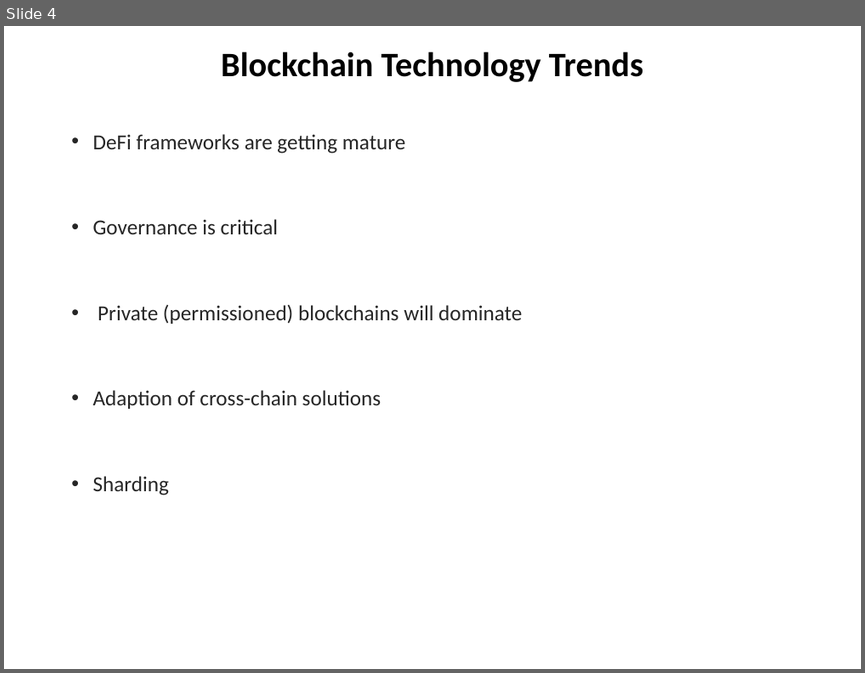
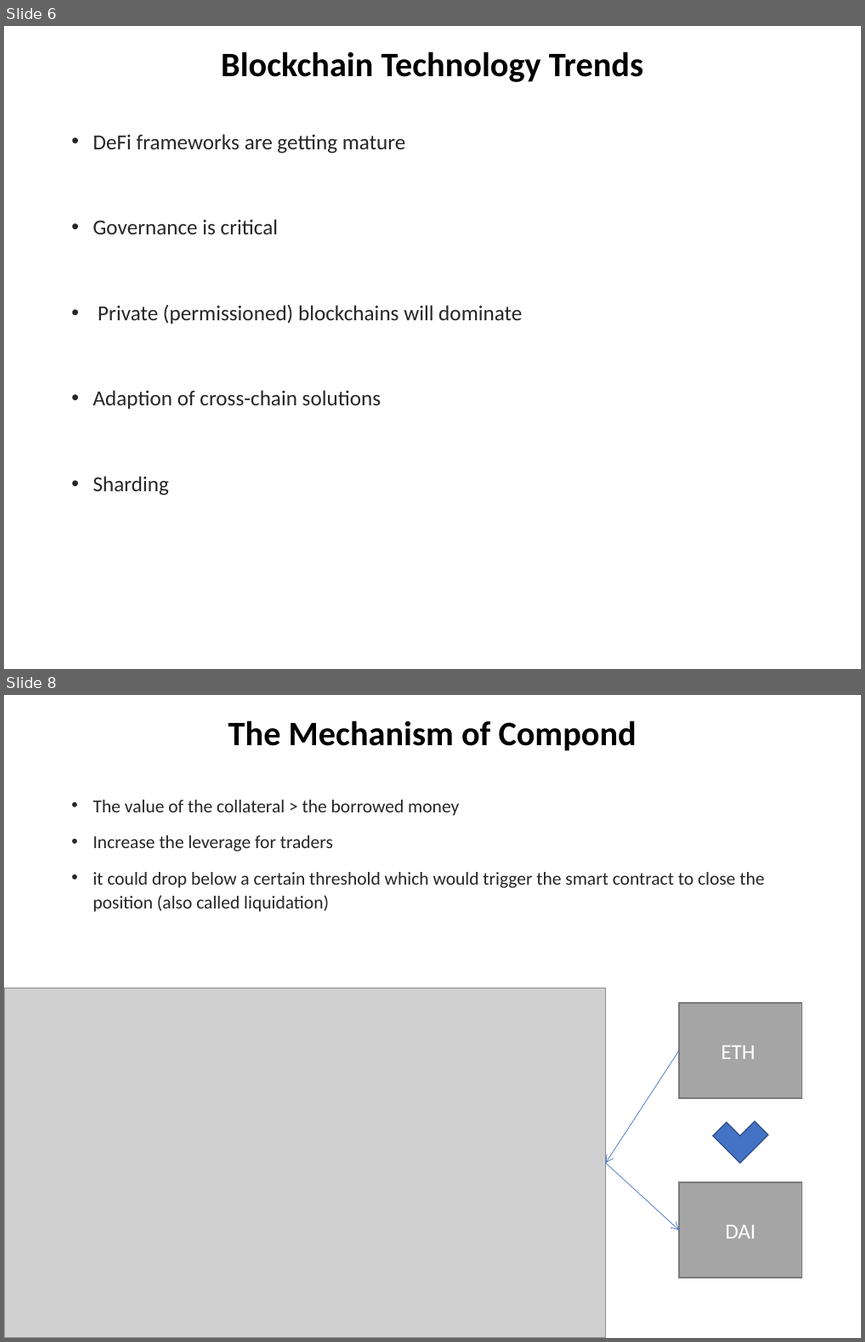
Before and after one commit to chuacw/SGUS-Slides, a slide deck: BCI - Day1 - Intro 1 Blockchain Technology Trends.pptx. Shown one above the other, each under a label of ours: slide 4 before the commit, slides 6 and 8 after it; the slides between them are not shown. The pictures are 865x673 and 865x1342 pixels, drawn with LibreOffice and Linux fonts; fonts in the diff are those of the drawing; grey boxes stand for pictures. Boxes give left, top, right and bottom in pixels: in the first picture for what was removed or moved away, otherwise in the second. Text is boxed around its words. In the diff, an @@ line names an element or a change of style, - is before the commit and + after.

```diff
--- a/BCI - Day1 - Intro 1 Blockchain Technology Trends.pptx
+++ b/BCI - Day1 - Intro 1 Blockchain Technology Trends.pptx
@@ slide 8 added at box(4, 695, 861, 1338), background #FFFFFF @@
@@ title added at box(228, 721, 636, 751), 28.8 pt, text #000000, bold @@
+The Mechanism of Compond
@@ text added at box(93, 800, 764, 912), 15.4 pt, text #262626 @@
+• The value of the collateral > the borrowed money
+• Increase the leverage for traders
+• it could drop below a certain threshold which would trigger the smart contract to close the position (also called liquidation)
@@ picture added at box(4, 988, 606, 1338) @@
@@ rectangle added at box(679, 1003, 802, 1098), fill #A5A5A5, outline #7A7A7A 1 pt, 18 pt, text #FFFFFF @@
+ETH
@@ arrow added from (679, 1050) to (606, 1163), #4472C4 0.5 pt @@
@@ corner added at box(712, 1107, 767, 1163), fill #4472C4, outline #325491 1 pt @@
@@ arrow added from (606, 1163) to (679, 1230), #4472C4 0.5 pt @@
@@ rectangle added at box(679, 1183, 802, 1277), fill #A5A5A5, outline #7A7A7A 1 pt, 18 pt, text #FFFFFF @@
+DAI
@@ what was slide 4 is now slide 6 @@
```
Also in this commit, not shown: 8 slides changed, 12 other slides added, 3 other files.
